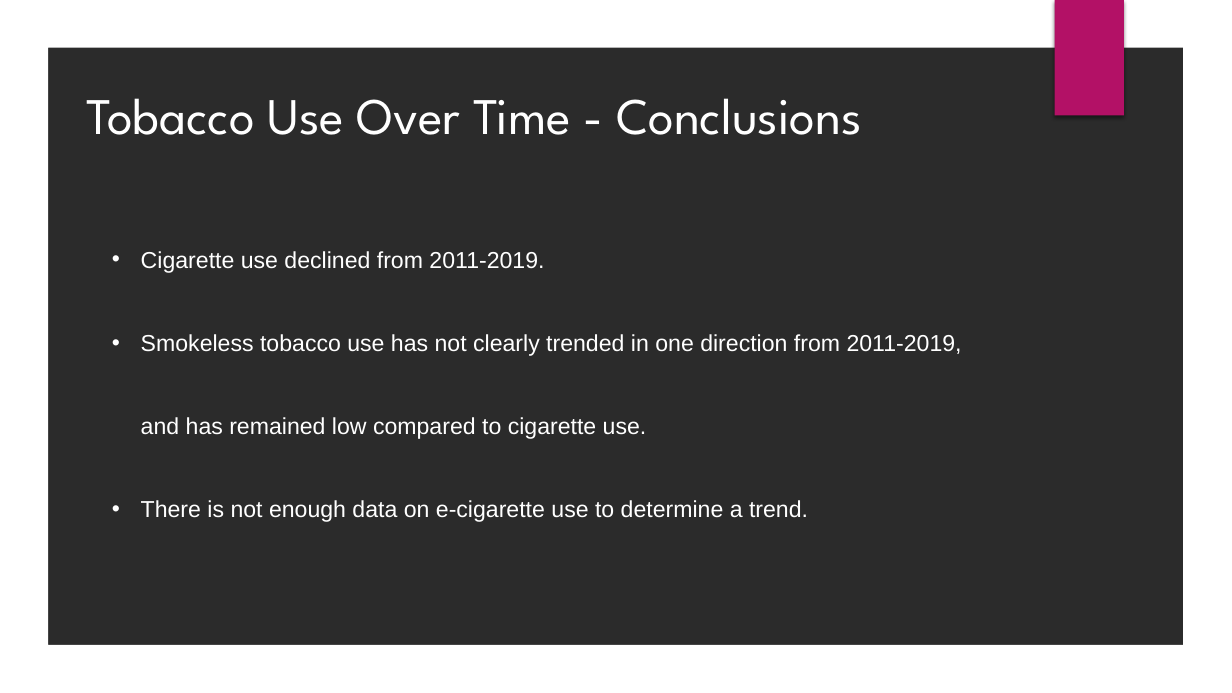
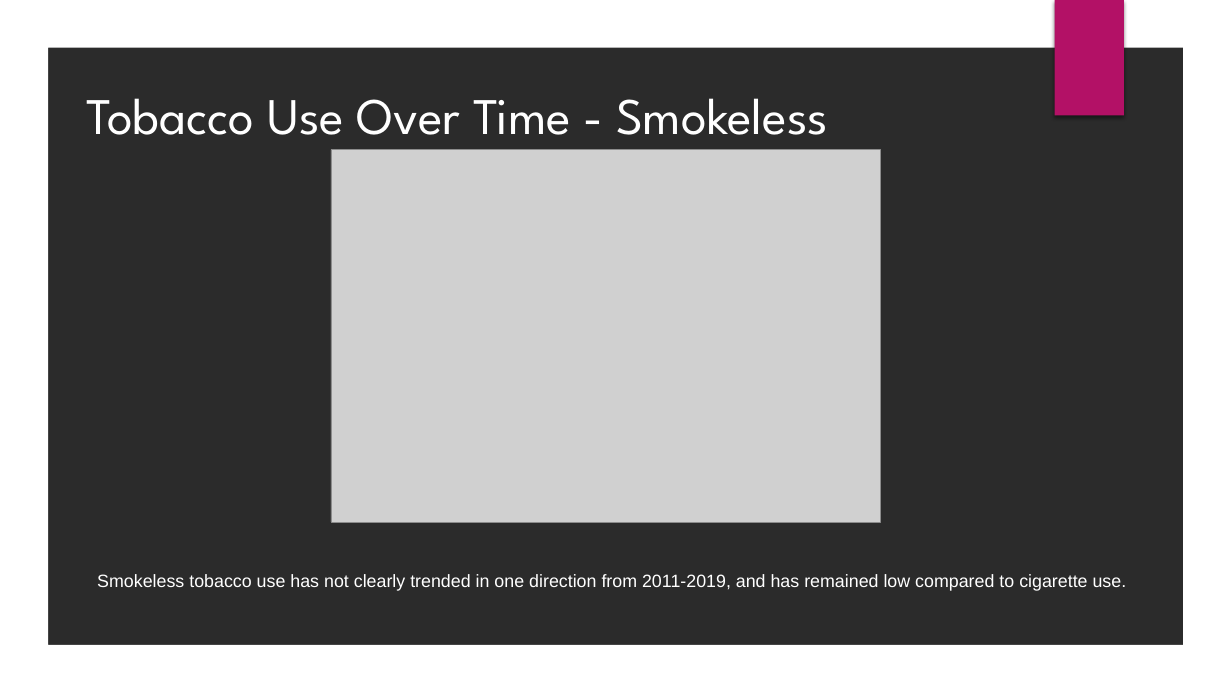
Before and after one commit to nickmille96/Project-1, a slide deck: slide 6 of Analysis of Tobacco UsePres.pptx. Drawn at 1232x693 pixels with LibreOffice and Linux fonts; fonts in the diff are those of the drawing; grey boxes stand for pictures; background and template pictures are left out; a plain dark background stands for a picture behind light text. Boxes give left, top, right and bottom in pixels: in the first picture for what was removed or moved away, otherwise in the second. Text is boxed around its words. In the diff, an @@ line names an element or a change of style, - is before the commit and + after.

```diff
--- a/Analysis of Tobacco UsePres.pptx
+++ b/Analysis of Tobacco UsePres.pptx
@@ text at box(86, 98, 828, 135): text changed @@
-Tobacco Use Over Time - Conclusions
+Tobacco Use Over Time - Smokeless
@@ picture added at box(331, 150, 881, 522) @@
@@ text at box(141, 251, 544, 273): paragraph removed @@
-• Cigarette use declined from 2011-2019.
@@ text at box(141, 500, 808, 522): paragraph removed @@
-• There is not enough data on e-cigarette use to determine a trend.
@@ text "Smokeless tobacco use has not ...": place and size @@
-text "Smokeless tobacco use has not ..." at box(141, 251, 962, 522)
+text "Smokeless tobacco use has not ..." at box(97, 574, 1127, 591)
@@ text "Smokeless tobacco use has not ..." at box(97, 574, 1127, 591): size 18 to 13.9 pt; bullet • to none; line spacing 3 to 2.8 @@
```
Also in this commit, not shown: 1 other slide changed, 1 slide added.
